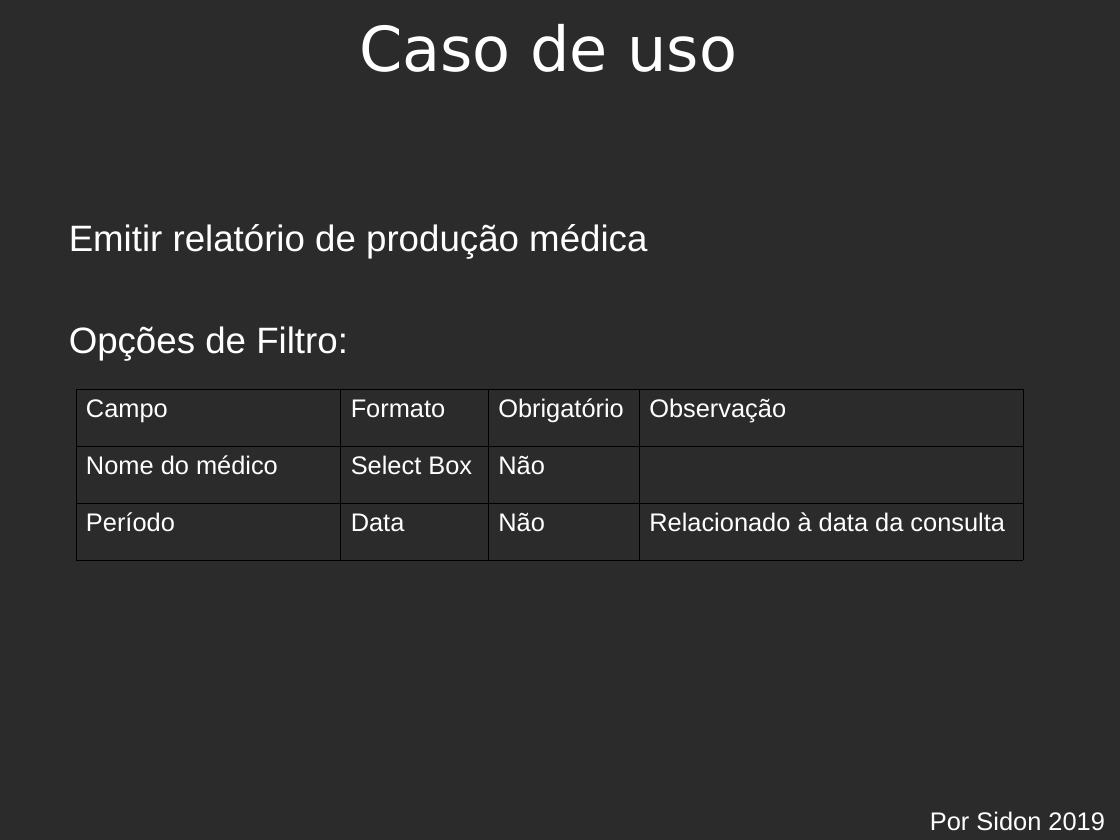
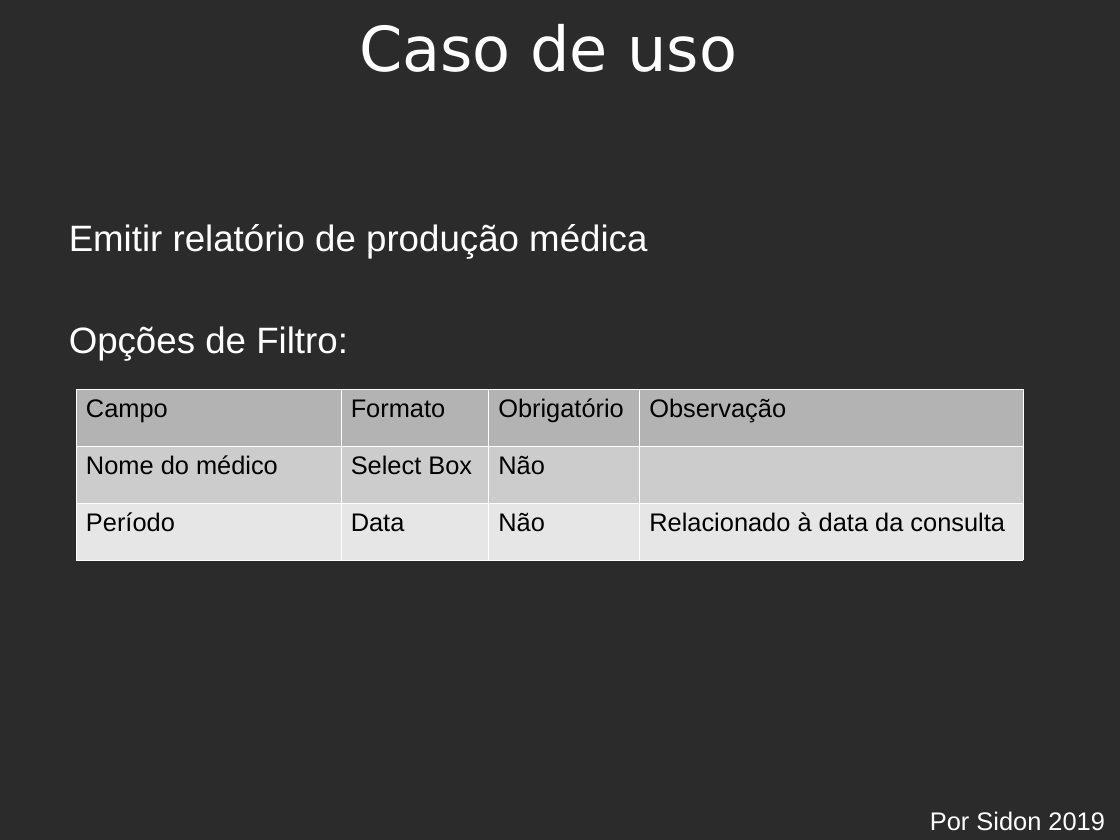
Before and after one commit to Sidon/desafio-mapes, a slide deck: slide 2 of doc/apresentacao_mapes.odp. Drawn at 1120x840 pixels with LibreOffice and Linux fonts; fonts in the diff are those of the drawing; background and template pictures are left out; a plain dark background stands for a picture behind light text. Boxes give left, top, right and bottom in pixels: in the first picture for what was removed or moved away, otherwise in the second. Text is boxed around its words. In the diff, an @@ line names an element or a change of style, - is before the commit and + after.

```diff
--- a/doc/apresentacao_mapes.odp
+++ b/doc/apresentacao_mapes.odp
@@ table at (76, 389, 1024, 560) @@
@@ fill none to #B3B3B3 in row 1 @@
@@ fill none to #CCCCCC in 3 cells @@
@@ fill none to #E6E6E6 in row 3 @@
@@ text colour #FFFFFF to #000000 @@
@@ borders changed @@
```
Also in this commit, not shown: 3 other slides changed, 3 slides added, 1 other file.
